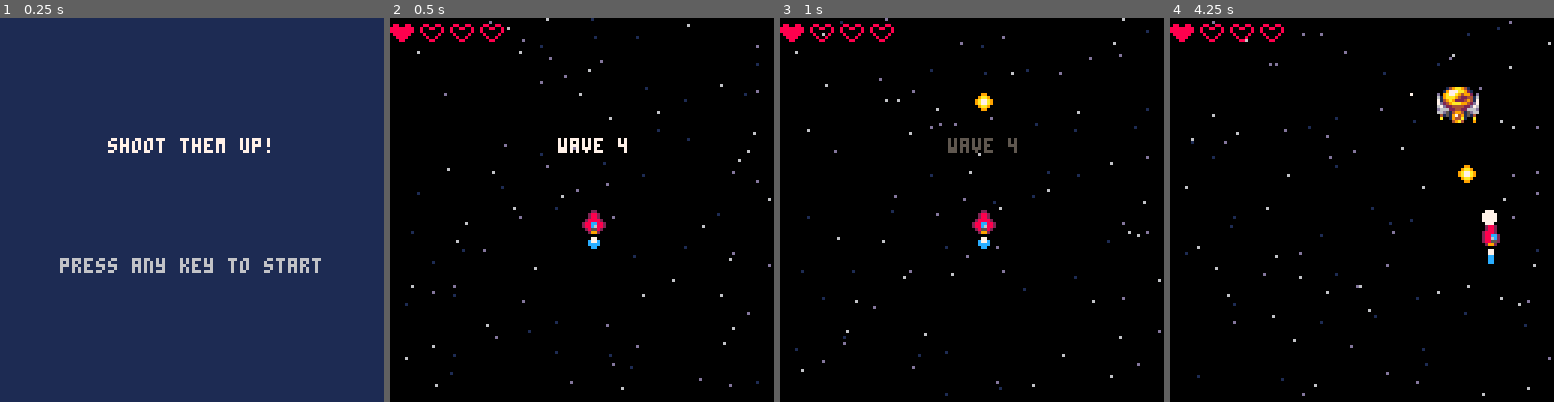
Above: before the commit, frames 1-4 (left to right).
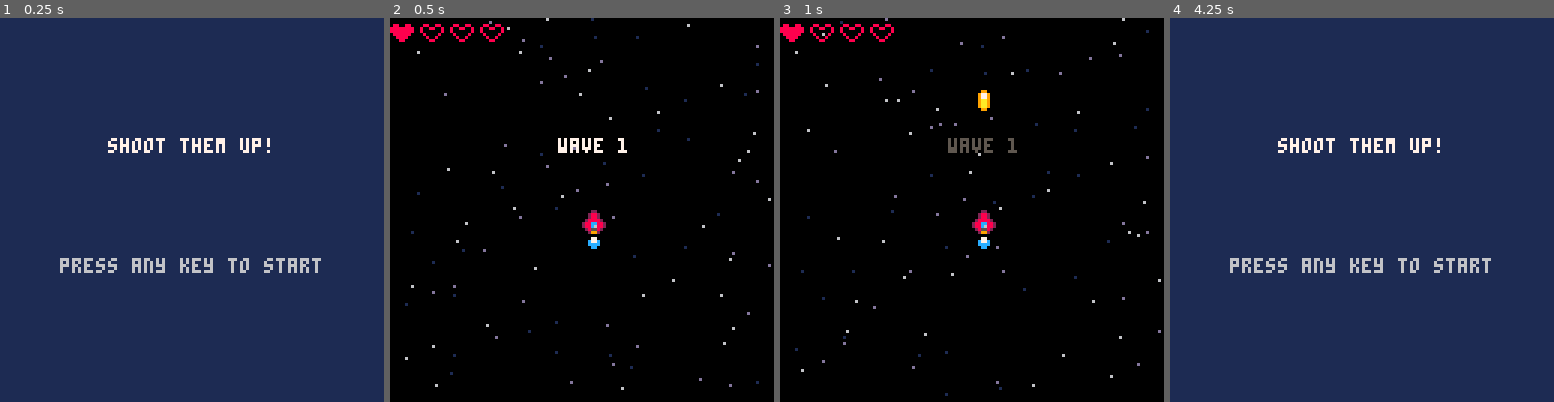
Above: after the commit, the same moments.

Repository: gabriel-jm/pico8-games
Game: PICO-8 cartridge shmup.p8
Two runs of this game, one before a commit and one after it. Both use one fixed random seed, a clock stepped at 60 frames per second and the inputs below.
Inputs:
- Up to frame 1 (0.25 s): no input
- Up to frame 2 (0.5 s): tap X (X key) at 0.33 s
- Up to frame 3 (1 s): tap O (Z key) at 0.7 s
- Up to frame 4 (4.25 s): tap X (X key) at 1.07, 1.85, 2.97, 4.08 s; hold Right 1.6-2.1 s; tap O (Z key) every 0.4 s from 1.7 to 4.1 s; hold Up 2.15-2.42 s; hold Right 2.47-3.03 s; hold Left 3.08-3.58 s; hold Down 3.63-3.97 s; hold Right from 4.02 s (still down)

Frame 1 is identical in both runs. In frame 2, less than 0.1% of the frame differs, in the area x 59-62%, y 31-36%; in frame 3, 0.2%; in frame 4, 100%, in the area x 0-100%, y 0-100%.

Commit message:
shmup - create enemies wave patterns

Diff:
--- a/shmup.p8
+++ b/shmup.p8
@@ -9,22 +9,22 @@
  btn_lockout=0
 
  enemy_types={
-		make_obj { -- green alien
-			hp=5,
+		{ -- green alien
+			hp=3,
 			spr=21,
 			ani=split"21,22,23,24"
 		},
-		make_obj { -- red flame guy
+		{ -- red flame guy
 			hp=5,
 			spr=148,
 			ani=split"148,149"
 		},
-		make_obj { -- spinning ship
+		{ -- spinning ship
 			hp=5,
 			spr=184,
 			ani=split"184,185,186,187"
 		},
-		make_obj { -- boss
+		{ -- boss
 			hp=5,
 			spr=208,
 			ani=split"208,210",
@@ -33,6 +33,33 @@
 		}
 	}
 
+	wave_patterns={
+		{
+			split"1,1,2,2,3,3,2,2,1,1",
+			split"0,1,2,1,0,0,1,2,1,0",
+			split"0,1,2,1,0,0,1,2,1,0",
+			split"1,1,2,2,3,3,2,2,1,1"
+		},
+		{
+			split"1,1,2,2,3,3,2,2,1,1",
+			split"0,1,2,1,0,0,1,2,1,0",
+			split"0,1,2,1,0,0,1,2,1,0",
+			split"1,1,2,2,3,3,2,2,1,1"
+		},
+		{
+			split"1,1,2,2,3,3,2,2,1,1",
+			split"0,1,2,1,0,0,1,2,1,0",
+			split"0,1,2,1,0,0,1,2,1,0",
+			split"1,1,2,2,3,3,2,2,1,1"
+		},
+		{
+			split"1,1,2,2,3,3,2,2,1,1",
+			split"0,1,2,1,0,0,1,2,1,0",
+			split"0,1,2,1,0,0,1,2,1,0",
+			split"1,1,2,2,3,3,2,2,1,1"
+		}
+	}
+
  modes={
  	start={update_start,draw_start},
  	game={update_game,draw_game},
@@ -62,7 +89,7 @@
 function startgame()
 --	music(-1,1000)
 	t=0
-	wave=3
+	wave=0
 	next_wave()
 
 	ship=make_obj {
@@ -322,12 +349,13 @@
 	if btn(🅾️) then
 		if bullet_timer<=0 then
 			add(bullets,make_obj {
-				x=ship.x,
+				x=ship.x+2,
 				y=ship.y-4,
-				spr=16
+				spr=16,
+				col_width=5
 			})
 			sfx(0)
-			muzzle=6
+			muzzle=5
 			bullet_timer=4
 		end
 	end
@@ -362,7 +390,7 @@
 	invul=max(0,invul-1)
 
 	foreach(enemies,function(e)
-		e.y+=1
+--		e.y+=1
 		e.ani_frame+=0.4
 
 		if
@@ -506,6 +534,12 @@
 			muzzle,
 			7
 		)
+		circfill(
+			ship.x+4,
+			ship.y-2,
+			muzzle,
+			7
+		)
 	end
 
 	foreach(shock_waves,function(s)
@@ -616,13 +650,13 @@
 -->8
 -- waves and enemies
 
-function spawn_enemy(t)
+function spawn_enemy(t,x,y)
 	local typ=t or 1
 	local stats=enemy_types[typ]
 
 	add(enemies,make_obj {
-		x=rnd(110)+10,
-		y=-(rnd(10)+10),
+		x=x,
+		y=y,
 		hp=stats.hp,
 		spr=stats.spr,
 		ani=stats.ani,
@@ -631,8 +665,26 @@
 	})
 end
 
+function place_enemies(
+	pattern
+)
+	for y=1,#pattern do
+		for x=1,#pattern[y] do
+			if pattern[y][x]!=0 then
+				spawn_enemy(
+					pattern[y][x],
+					x*12-6,
+					2+y*12
+				)
+			end
+		end
+	end
+end
+
 function spawn_wave()
-	spawn_enemy(wave)
+	place_enemies(
+		wave_patterns[wave]
+	)
 end
 
 function next_wave()
@@ -658,13 +710,13 @@
 0070070002c68820288c688202886c200000000000000000000cc000000000000000000000000000000000000000000000000000008888000080080000000000
 00000000025588200285582002885520000000000000000000000000000000000000000000000000000000000000000000000000000880000008800000000000
 00000000002992000029920000299200000000000000000000000000000000000000000000000000000000000000000000000000000000000000000000000000
-00000000000000000000000000000000000000000330033003300330033003300330033000000000000000000000000000000000000000000000000000000000
-00099000000000000000000000000000000000003bb33bb33bb33bb33bb33bb33bb33bb300000000000000000000000000000000000000000000000000000000
-009aa900000000000000000000000000000000003bbbbbb33bbbbbb33bbbbbb33bbbbbb300000000000000000000000000000000000000000000000000000000
-09a77a90000000000000000000000000000000003b7717b33b7717b33b7717b33b7717b300000000000000000000000000000000000000000000000000000000
-09a77a90000000000000000000000000000000000b7117b00b7117b00b7117b00b7117b000000000000000000000000000000000000000000000000000000000
-009aa900000000000000000000000000000000000037730000377300003773000037730000000000000000000000000000000000000000000000000000000000
-00099000000000000000000000000000000000000303303003033030030330300303303000000000000000000000000000000000000000000000000000000000
+09900000000000000000000000000000000000000330033003300330033003300330033000000000000000000000000000000000000000000000000000000000
+97790000000000000000000000000000000000003bb33bb33bb33bb33bb33bb33bb33bb300000000000000000000000000000000000000000000000000000000
+97790000000000000000000000000000000000003bbbbbb33bbbbbb33bbbbbb33bbbbbb300000000000000000000000000000000000000000000000000000000
+9aa90000000000000000000000000000000000003b7717b33b7717b33b7717b33b7717b300000000000000000000000000000000000000000000000000000000
+9aa90000000000000000000000000000000000000b7117b00b7117b00b7117b00b7117b000000000000000000000000000000000000000000000000000000000
+9aa90000000000000000000000000000000000000037730000377300003773000037730000000000000000000000000000000000000000000000000000000000
+09900000000000000000000000000000000000000303303003033030030330300303303000000000000000000000000000000000000000000000000000000000
 00000000000000000000000000000000000000000300003033000033300000030330033000000000000000000000000000000000000000000000000000000000
 00000000000000000000000000000000000000000000000000000000000000000000000000000000000000000000000000000000000000000000000000000000
 00000000000000000000000000000000000000000000000000000000000000000000000000000000000000000000000000000000000000000000000000000000
Not shown, removed: 1.p8l
Not shown, removed: 2.p8l
